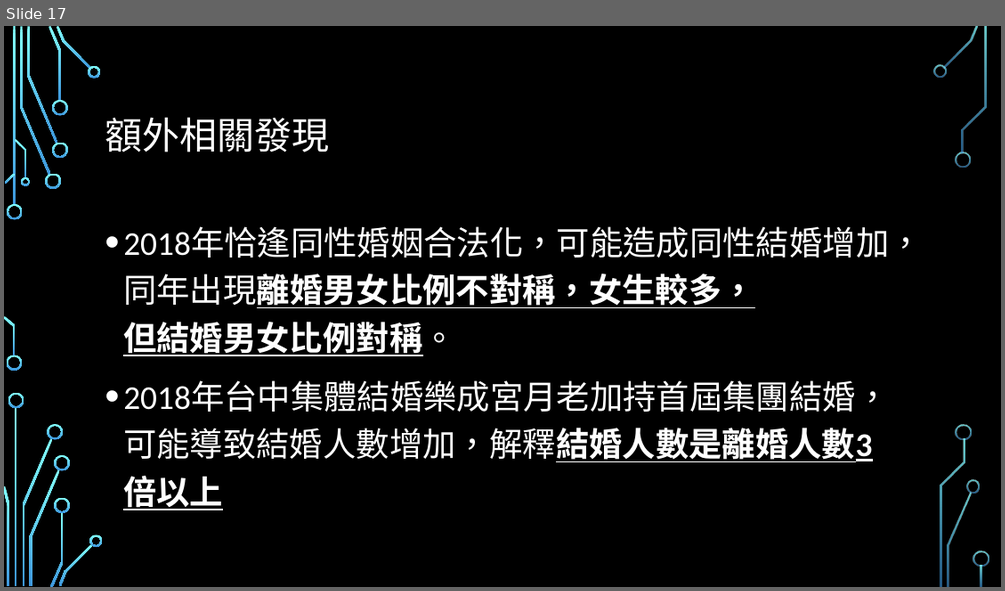
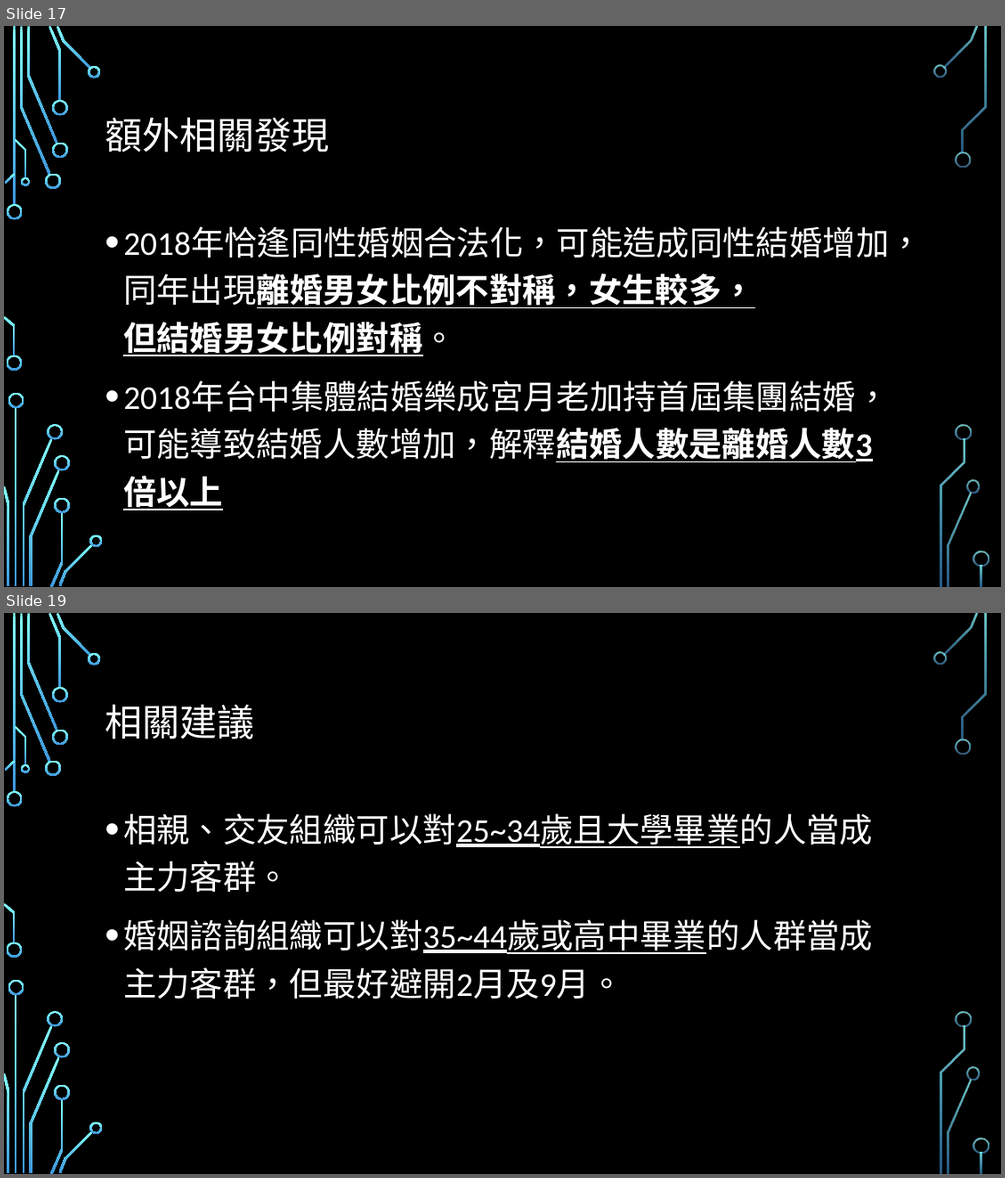
Before and after one commit to HSMonsterKing/Marriage-Analysis, a slide deck: 那些人較易結婚或離婚.pptx. Shown one above the other, each under a label of ours: slide 17 before the commit, slides 17 and 19 after it; the slides between them are not shown. The pictures are 1005x591 and 1005x1178 pixels, drawn with LibreOffice and Linux fonts; fonts in the diff are those of the drawing; background and template pictures are left out. Boxes give left, top, right and bottom in pixels: in the first picture for what was removed or moved away, otherwise in the second. Text is boxed around its words. In the diff, an @@ line names an element or a change of style, - is before the commit and + after.

```diff
--- a/那些人較易結婚或離婚.pptx
+++ b/那些人較易結婚或離婚.pptx
@@ slide 19 added at box(4, 613, 1001, 1174), background picture (left out); not listed: 36 template elements that a slide beside it also shows @@
@@ title added at box(105, 704, 254, 739), 36 pt, text #FFFFFF @@
+相關建議
@@ text added at box(123, 813, 873, 998), 32 pt, text #FFFFFF @@
+• 相親、交友組織可以對25~34歲且大學畢業的人當成主力客群。
+• 婚姻諮詢組織可以對35~44歲或高中畢業的人群當成主力客群，但最好避開2月及9月。
```
Also in this commit, not shown: 1 slide changed, 1 other file.
